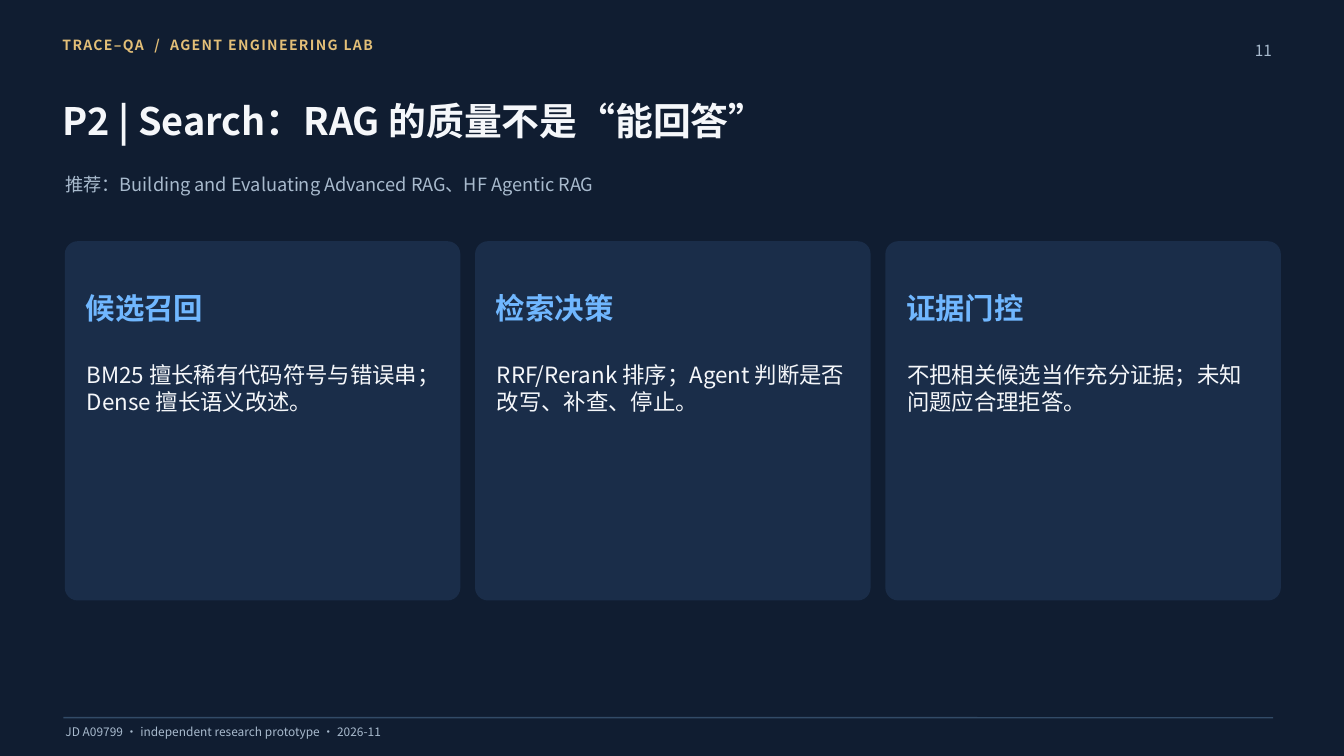
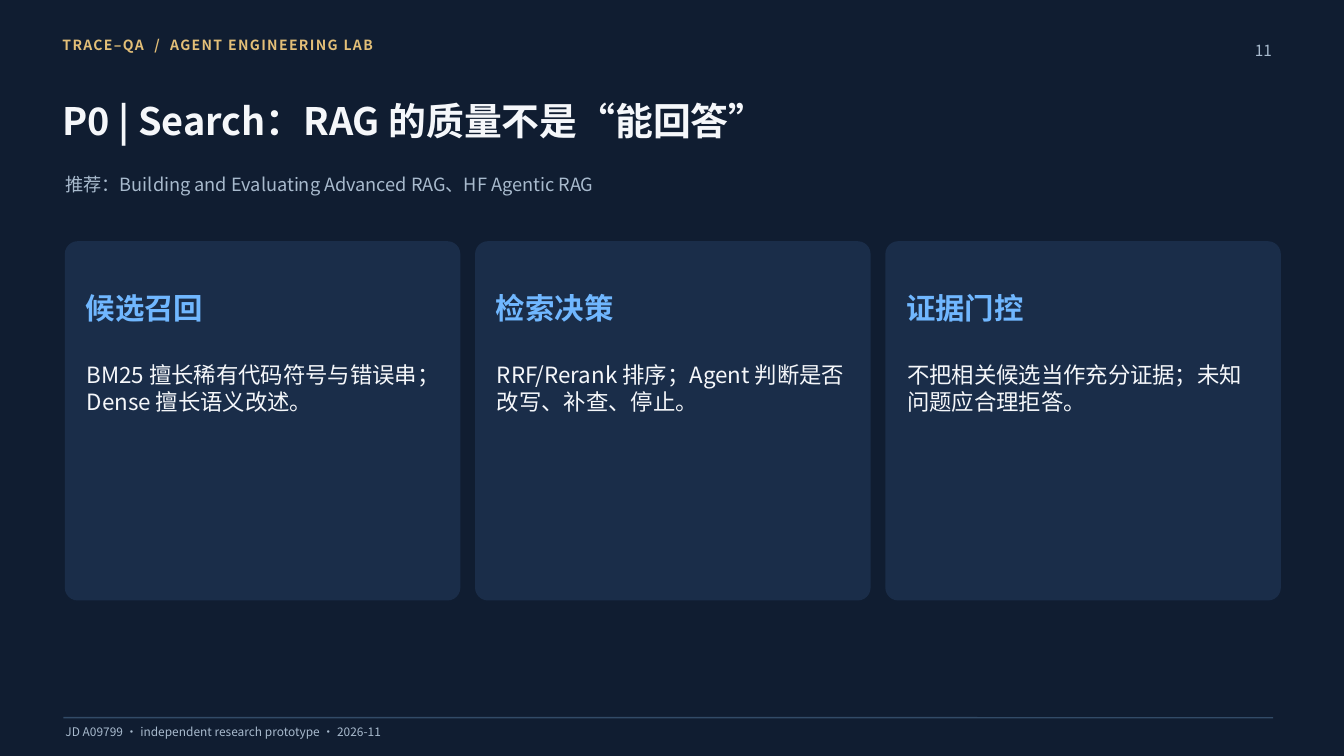
Before and after one commit to Angusliu6/xiaomi-agent-engineering-intern, a slide deck: slide 11 of slides/TRACE-QA-Agent-Engineering-Course.pptx. Drawn at 1344x756 pixels with LibreOffice and Linux fonts; fonts in the diff are those of the drawing. Boxes give left, top, right and bottom in pixels: in the first picture for what was removed or moved away, otherwise in the second. Text is boxed around its words. In the diff, an @@ line names an element or a change of style, - is before the commit and + after.

```diff
--- a/slides/TRACE-QA-Agent-Engineering-Course.pptx
+++ b/slides/TRACE-QA-Agent-Engineering-Course.pptx
@@ text at (x1=62, y1=102, x2=767, y2=139): text changed @@
-P2 | Search：RAG 的质量不是“能回答”
+P0 | Search：RAG 的质量不是“能回答”
```
Also in this commit, not shown: 3 other slides changed, 2 slides added, 1 other file.
